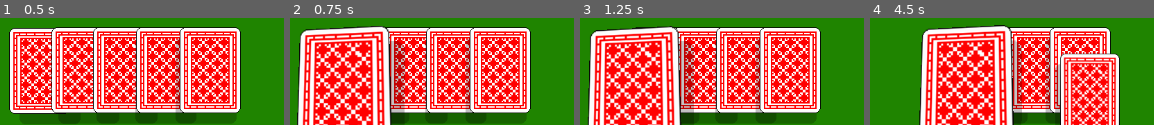
Above: before the commit, frames 1-4 (left to right).
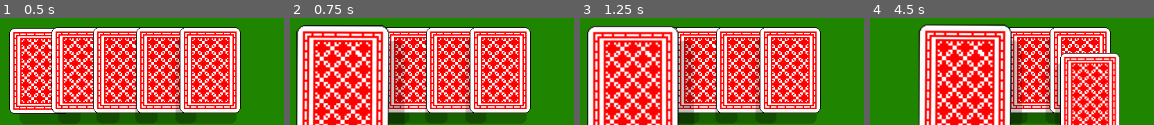
Above: after the commit, the same moments.

Repository: Dstough/card-game
Game: Godot game, scene res://scenes/Board.tscn
Same seed, same stepped clock (60 frames per second), same inputs: the game is played once before the commit and once after it.
Inputs (mouse positions are in pixels of both pictures, inside the frame that each line leads up to):
- Up to frame 1 (0.5 s): no input
- Up to frame 2 (0.75 s): click (329, 70) at 0.5 s
- Up to frame 3 (1.25 s): no input
- Up to frame 4 (4.5 s): click (952, 70) at 1.25 s; click (994, 70) at 2 s; click (1037, 70) at 2.75 s; click (1080, 70) at 3.5 s; click (952, 70) at 4.25 s

Frame 1 is identical in both runs. In frame 2, 15% of the frame differs, in the area x 2-36%, y 6-100%; in frame 3, 14%; in frame 4, 21%, in the area x 16-89%, y 5-100%.

Commit message:
Organized the code

Diff:
--- a/scripts/card.gd
+++ b/scripts/card.gd
@@ -1,6 +1,6 @@
 extends Button
 
-@export_category("Hovering")
+@export_category("Hover Values")
 @export var scale_amount: float = 1.5
 @export var max_offset_shadow: float = 50
 
@@ -19,6 +19,7 @@
 var tween_rotation: Tween
 var tween_hover: Tween
 var tween_tilt: Tween
+var tween_lean: Tween
 
 var original_scale: Vector2
 var velocity: Vector2
@@ -30,7 +31,6 @@
 var oscillator_velocity: float
 
 #region signals
-
 
 func _ready():
 	card_texture = $CardTexture
@@ -47,7 +47,7 @@
 func _process(_delta):
 	handle_shadow_position()
 	handle_card_following_mouse()
-	handle_card_lean_on_move(_delta)
+	handle_card_lean(_delta)
 
 
 func _on_gui_input(_event):
@@ -65,33 +65,16 @@
 
 #endregion
 
-
 #region handlers
 
-
 func handle_card_focus():
-	if tween_hover and tween_hover.is_running():
-		tween_hover.kill()
-	tween_hover = create_tween().set_ease(Tween.EASE_OUT).set_trans(Tween.TRANS_ELASTIC)
-	tween_hover.tween_property(self, "scale", Vector2(scale_amount, scale_amount), 0.5)
-
+	scale_to(scale_amount)
 	z_index += 1
 
 
 func handle_card_blur():
-	# Reset Rotation
-	if tween_rotation and tween_rotation.is_running():
-		tween_rotation.kill()
-	tween_rotation = create_tween().set_ease(Tween.EASE_OUT).set_trans(Tween.TRANS_BACK).set_parallel(true)
-	tween_rotation.tween_property(card_texture.material, "shader_parameter/x_rot", 0.0, 0.5)
-	tween_rotation.tween_property(card_texture.material, "shader_parameter/y_rot", 0.0, 0.5)
-
-	# Reset Scale
-	if tween_hover and tween_hover.is_running():
-		tween_hover.kill()
-	tween_hover = create_tween().set_ease(Tween.EASE_OUT).set_trans(Tween.TRANS_ELASTIC)
-	tween_hover.tween_property(self, "scale", Vector2.ONE, .55)
-
+	tilt_to(0.0, 0.0)
+	scale_to(1)
 	z_index -= 1
 
 
@@ -109,16 +92,11 @@
 	if event.is_pressed():
 		following_mouse = true
 		GameManager.local_player_is_holding_card = true
-
-		#card_texture.material.set_shader_parameter("x_rot", 0)
-		#card_texture.material.set_shader_parameter("y_rot", 0)
-
 		self.get_parent().move_child(self, -1)
-
 	else:
 		following_mouse = false
 		GameManager.local_player_is_holding_card = false
-		tilt_to_angle(0)
+		lean_to(0)
 
 
 func handle_card_following_mouse():
@@ -128,14 +106,10 @@
 	var mouse_position = get_global_mouse_position()
 
 	global_position = mouse_position - (size / 2.0)
+	tilt_to(0.0, 0.0)
 
 
 func handle_card_tilting():
-
-	#if following_mouse:
-	#	return
-
-	#Handle Rotation
 	var mouse_position: Vector2 = get_local_mouse_position()
 
 	var lerp_value_x: float = remap(mouse_position.x, 0.0, size.x, 0, 1)
@@ -145,15 +119,15 @@
 	var rotation_y: float = rad_to_deg(lerp_angle(angle_y_max, -angle_y_max, lerp_value_y))
 
 	# Why the f*ck are these reversed?!?
+	# Somehow it works but I can't grasp exactly why.
 	card_texture.material.set_shader_parameter("x_rot", rotation_y)
 	card_texture.material.set_shader_parameter("y_rot", rotation_x)
 
 
-func handle_card_lean_on_move(delta):
+func handle_card_lean(delta):
 	if not following_mouse:
 		return
 
-	# Compute the velocity
 	velocity = (position - last_position) / delta
 	last_position = position
 
@@ -169,16 +143,29 @@
 
 #endregion
 
-
 #region utility
 
+func scale_to(_size):
+	if tween_hover and tween_hover.is_running():
+		tween_hover.kill()
+	tween_hover = create_tween().set_ease(Tween.EASE_OUT).set_trans(Tween.TRANS_ELASTIC)
+	tween_hover.tween_property(self, "scale", Vector2(_size, _size), 0.5)
 
-func tilt_to_angle(angle):
+
+func lean_to(_angle):
 	if tween_tilt and tween_tilt.is_running():
 		tween_tilt.kill()
 
 	tween_tilt = create_tween().set_ease(Tween.EASE_IN_OUT).set_trans(Tween.TRANS_CUBIC)
-	tween_tilt.tween_property(self, "rotation", deg_to_rad(angle), 0.3)
+	tween_tilt.tween_property(self, "rotation", deg_to_rad(_angle), 0.3)
+
+
+func tilt_to(_angle_x, _angle_y):
+	if tween_rotation and tween_rotation.is_running():
+		tween_rotation.kill()
+	tween_rotation = create_tween().set_ease(Tween.EASE_OUT).set_trans(Tween.TRANS_BACK).set_parallel(true)
+	tween_rotation.tween_property(card_texture.material, "shader_parameter/x_rot", _angle_x, 0.5)
+	tween_rotation.tween_property(card_texture.material, "shader_parameter/y_rot", _angle_y, 0.5)
 
 
 #endregion
